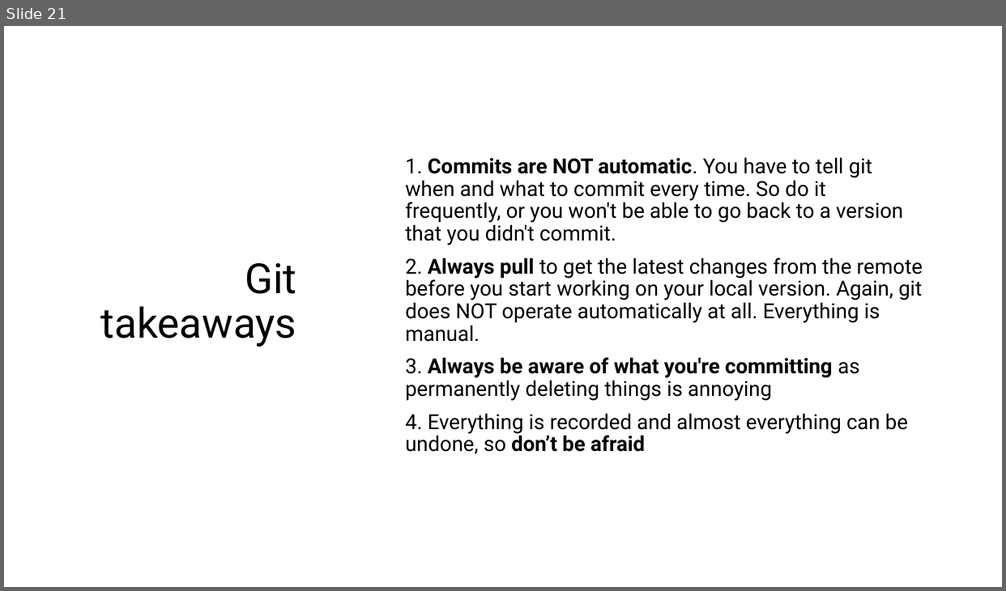
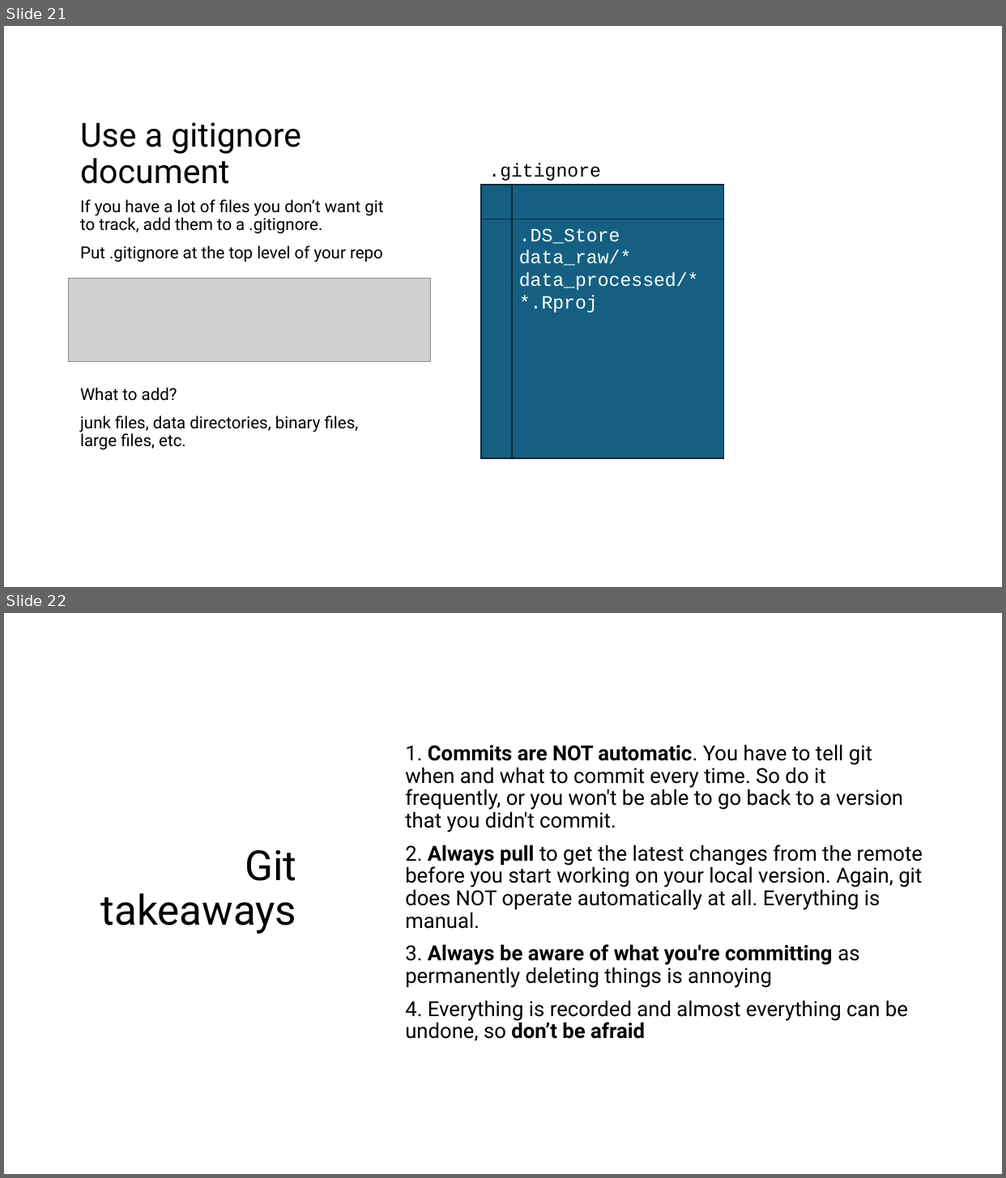
Before and after one commit to harvardinformatics/short-trainings, a slide deck: cmd-line-101/04-git.pptx. Shown one above the other, each under a label of ours: slide 21 before the commit, slides 21 and 22 after it. The pictures are 1006x591 and 1006x1178 pixels, drawn with LibreOffice and Linux fonts; fonts in the diff are those of the drawing; grey boxes stand for pictures. Boxes give left, top, right and bottom in pixels: in the first picture for what was removed or moved away, otherwise in the second. Text is boxed around its words. In the diff, an @@ line names an element or a change of style, - is before the commit and + after.

Commit message:
added gitignore slides

```diff
--- a/cmd-line-101/04-git.pptx
+++ b/cmd-line-101/04-git.pptx
@@ slide 21 added at [4,26,1002,587], background #FFFFFF @@
@@ title added at [80,122,301,184], 32 pt, text #000000 @@
+Use a gitignore document
@@ text added at [488,163,601,181], 18 pt, text #000000 @@
+.gitignore
@@ flow chart internal storage added at [482,186,724,459], fill #156082, outline #092A39 1.5 pt, 18 pt, text #FFFFFF @@
+.DS_Store
+data_raw/*
+data_processed/*
+*.Rproj
@@ text added at [80,199,383,450], 16 pt, text #000000 @@
+If you have a lot of files you don’t want git to track, add them to a .gitignore.
+Put .gitignore at the top level of your repo
+What to add?
+junk files, data directories, binary files, large files, etc.
@@ picture added at [68,279,432,362] @@
@@ what was slide 21 is now slide 22 @@
```
